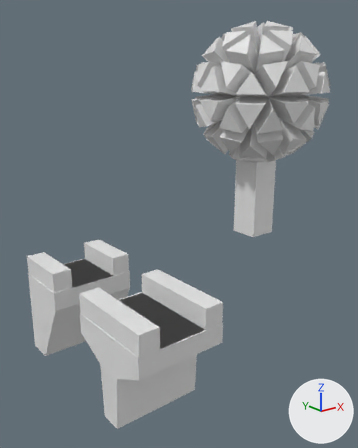
The Blender file raw/props.blend, before and after one commit.
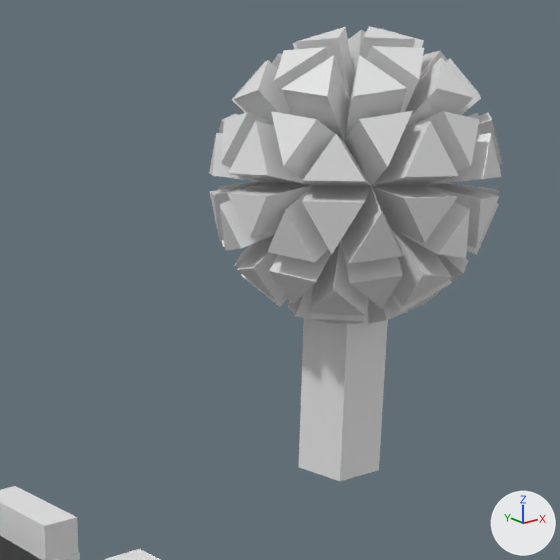
Old and new are each drawn whole from a 50 mm camera at (-53.1, -48.7, 22.4) aimed at (-17.3, -4.0, 4.5) and again close up on the part from 26% to 100% of the width and 2% to 61% of the height. Every picture has the same lights, and +X, +Y and +Z are marked at lower right.

Names of what the first close-up shows: 'Tree', 'TreeCol', 'bridge_front'.
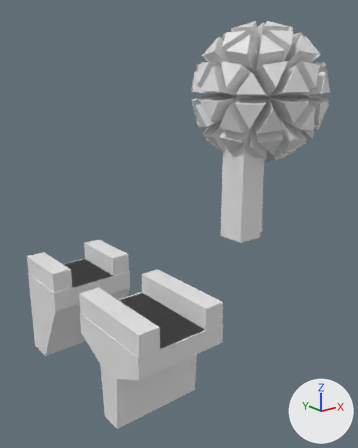
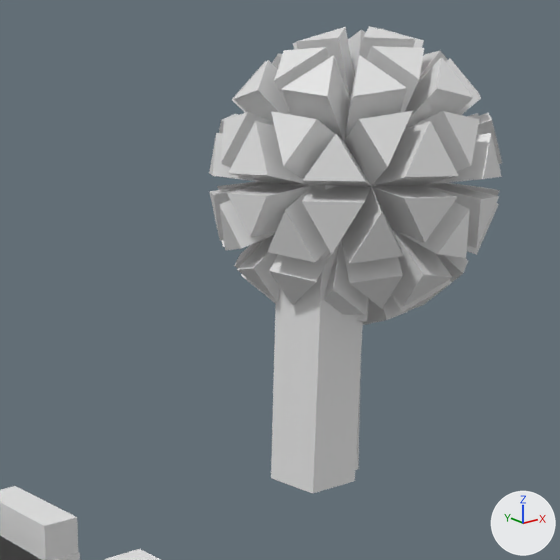
Boxes (x1, y1, x2, y2) around the edits, measured in the close-ups (560 x 560 px):
'TreeCol', moved: before (299, 315, 388, 481); after (271, 183, 363, 493)

The edits, one by one:
Object 'TreeCol' (ob_treecol) moves from (0.15, 0.04, 0.0) to (-3.59, -1.04, 0.24).
